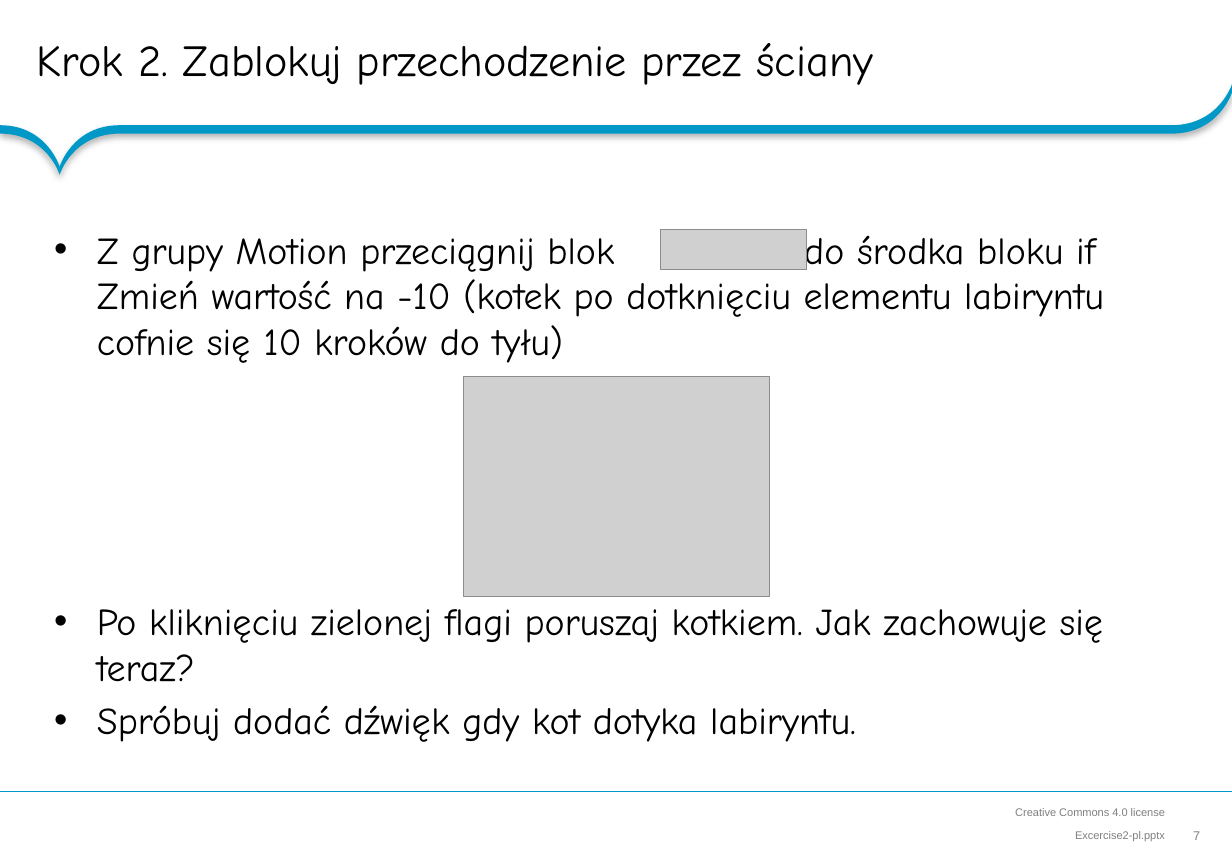
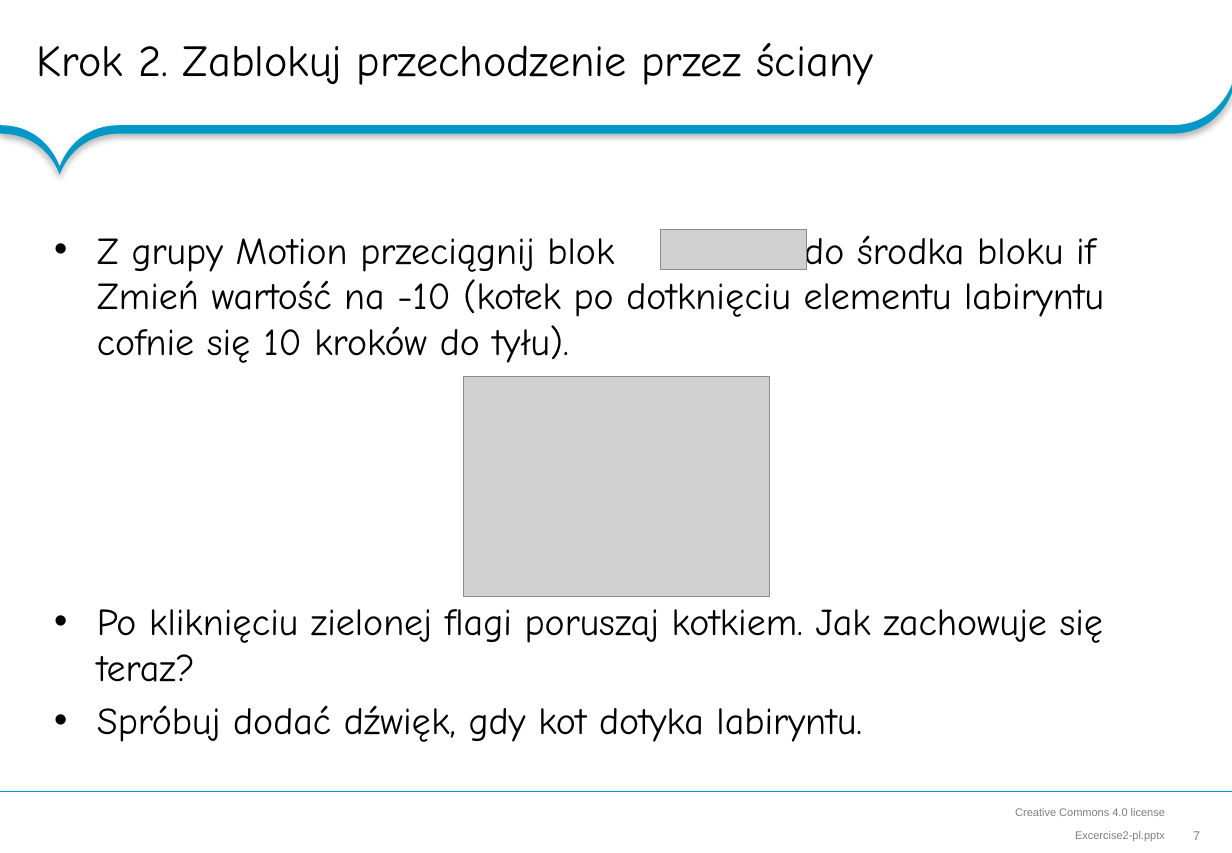
Before and after one commit to RoboCap/scratch, a slide deck: slide 7 of hands-on-lab/Excercise2-pl.pptx. Drawn at 1232x853 pixels with LibreOffice and Linux fonts; fonts in the diff are those of the drawing; grey boxes stand for pictures; background and template pictures are left out. Boxes give left, top, right and bottom in pixels: in the first picture for what was removed or moved away, otherwise in the second. Text is boxed around its words. In the diff, an @@ line names an element or a change of style, - is before the commit and + after.

```diff
--- a/hands-on-lab/Excercise2-pl.pptx
+++ b/hands-on-lab/Excercise2-pl.pptx
@@ text at (97,231,1104,363): text changed @@
-• Z grupy Motion przeciągnij blok do środka bloku if Zmień wartość na -10 (kotek po dotknięciu elementu labiryntu cofnie się 10 kroków do tyłu)
+• Z grupy Motion przeciągnij blok do środka bloku if Zmień wartość na -10 (kotek po dotknięciu elementu labiryntu cofnie się 10 kroków do tyłu).
@@ text at (97,705,862,742): text changed @@
-• Spróbuj dodać dźwięk gdy kot dotyka labiryntu.
+• Spróbuj dodać dźwięk, gdy kot dotyka labiryntu.
```
Also in this commit, not shown: 4 other slides changed, 2 other files.
